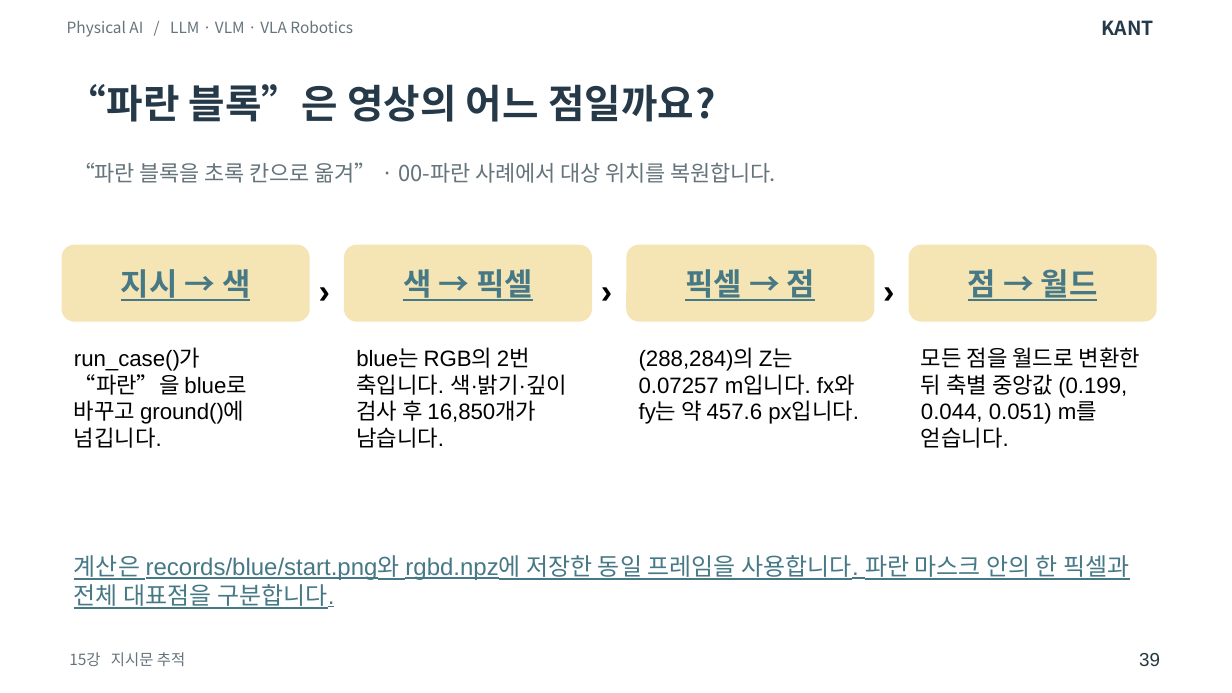
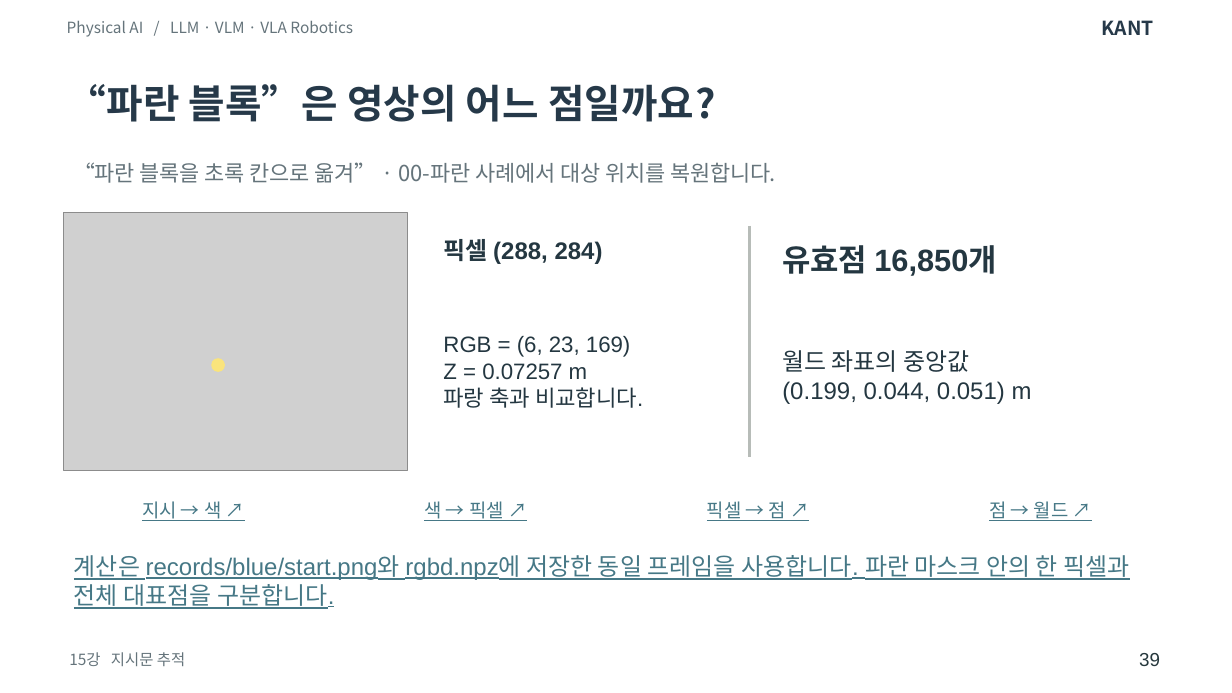
Before and after one commit to SpartaPA/waffle-mpx-lyrical, a slide deck: slide 39 of lessons/14-18/lessons-14-18.pptx. Drawn at 1232x693 pixels with LibreOffice and Linux fonts; fonts in the diff are those of the drawing; grey boxes stand for pictures. Boxes give left, top, right and bottom in pixels: in the first picture for what was removed or moved away, otherwise in the second. Text is boxed around its words. In the diff, an @@ line names an element or a change of style, - is before the commit and + after.

Commit message:
14~18강 본문에서 실제 관측과 판정 과정을 개념별 도식으로 풀어냈습니다

```diff
--- a/lessons/14-18/lessons-14-18.pptx
+++ b/lessons/14-18/lessons-14-18.pptx
@@ picture added at (63,212,407,469) @@
@@ text added at (444,239,603,264), 14 pt, text #243741, bold @@
+픽셀 (288, 284)
@@ line added from (749, 225) to (749, 457), #B7BCB8 1.6 pt @@
@@ text removed at (307,256,355,323) @@
-›
@@ text removed at (589,256,637,323) @@
-›
@@ text added at (782,245,997,276), 18 pt, text #243741, bold @@
+유효점 16,850개
@@ text removed at (871,256,919,323) @@
-›
@@ text "월드 좌표의 중앙값" at (782,350,1032,404): vertical alignment top to middle @@
@@ text removed at (74,348,246,448) @@
-run_case()가 “파란”을 blue로 바꾸고 ground()에 넘깁니다.
@@ ellipse added at (211,359,224,372), fill #FAE47C @@
@@ text removed at (356,348,567,448) @@
-blue는 RGB의 2번 축입니다. 색·밝기·깊이 검사 후 16,850개가 남습니다.
@@ text added at (443,336,643,408), 13 pt, text #243741 @@
+RGB = (6, 23, 169)
+Z = 0.07257 m
+파랑 축과 비교합니다.
@@ text removed at (639,348,859,424) @@
-(288,284)의 Z는 0.07257 m입니다. fx와 fy는 약 457.6 px입니다.
@@ text at (782,350,1032,404): text changed; size 13 to 14 pt; text colour #000000 to #243741 @@
-모든 점을 월드로 변환한 뒤 축별 중앙값 (0.199, 0.044, 0.051) m를 얻습니다.
+월드 좌표의 중앙값
+(0.199, 0.044, 0.051) m
@@ text "지시 → 색 ↗": place and size @@
-text "지시 → 색 ↗" at (62,245,309,322)
+text "지시 → 색 ↗" at (142,501,221,521)
@@ text at (142,501,221,521): text changed; size 18 to 11 pt; bold off @@
-지시 → 색
+지시 → 색 ↗
@@ text "색 → 픽셀 ↗": place and size @@
-text "색 → 픽셀 ↗" at (344,245,591,322)
+text "색 → 픽셀 ↗" at (424,501,504,521)
@@ text at (424,501,504,521): text changed; size 18 to 11 pt; bold off @@
-색 → 픽셀
+색 → 픽셀 ↗
@@ text "픽셀 → 점 ↗": place and size @@
-text "픽셀 → 점 ↗" at (626,245,873,322)
+text "픽셀 → 점 ↗" at (707,501,786,521)
@@ text at (707,501,786,521): text changed; size 18 to 11 pt; bold off @@
-픽셀 → 점
+픽셀 → 점 ↗
@@ fill #F5E5B5 to none in 4 elements at (142,501,221,521), (424,501,504,521), (707,501,786,521), (989,501,1069,521) @@
@@ text "점 → 월드 ↗": place and size @@
-text "점 → 월드 ↗" at (909,245,1157,322)
+text "점 → 월드 ↗" at (989,501,1069,521)
@@ text at (989,501,1069,521): text changed; size 18 to 11 pt; bold off @@
-점 → 월드
+점 → 월드 ↗
```
Also in this commit, not shown: 28 other slides changed.
